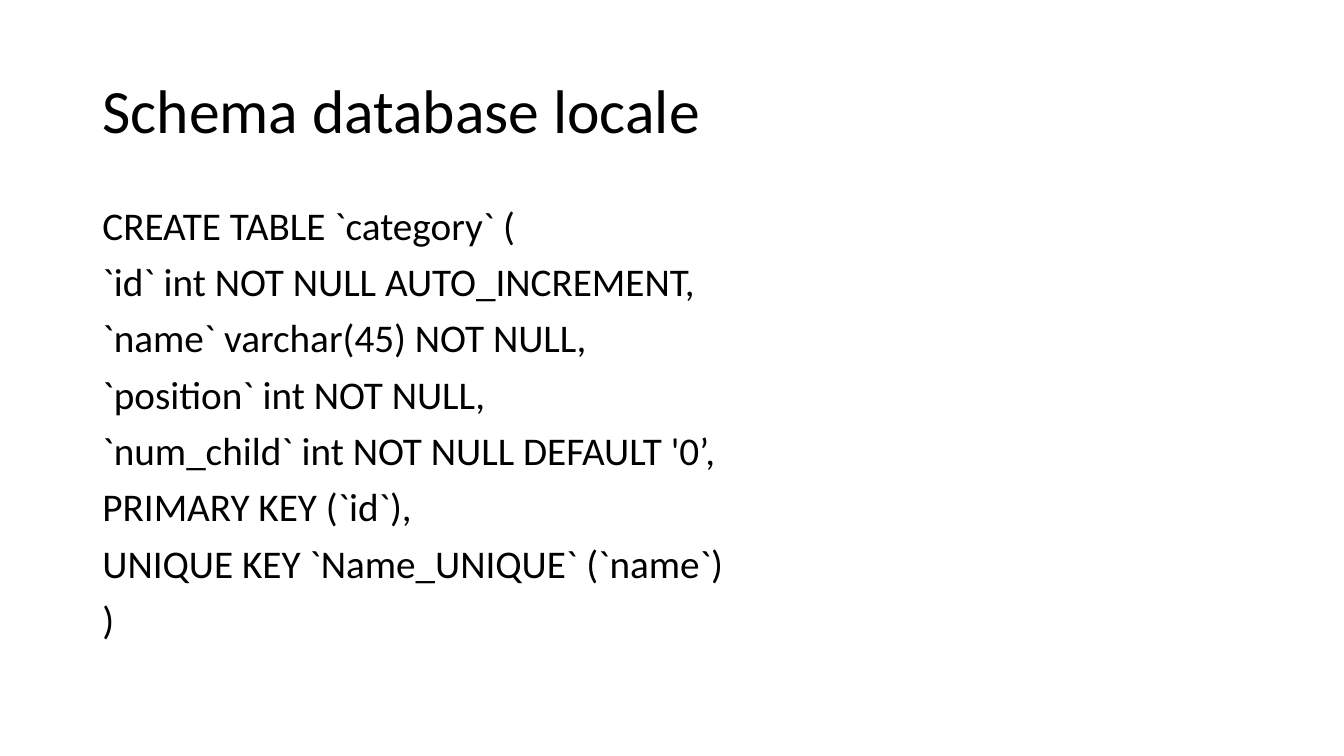
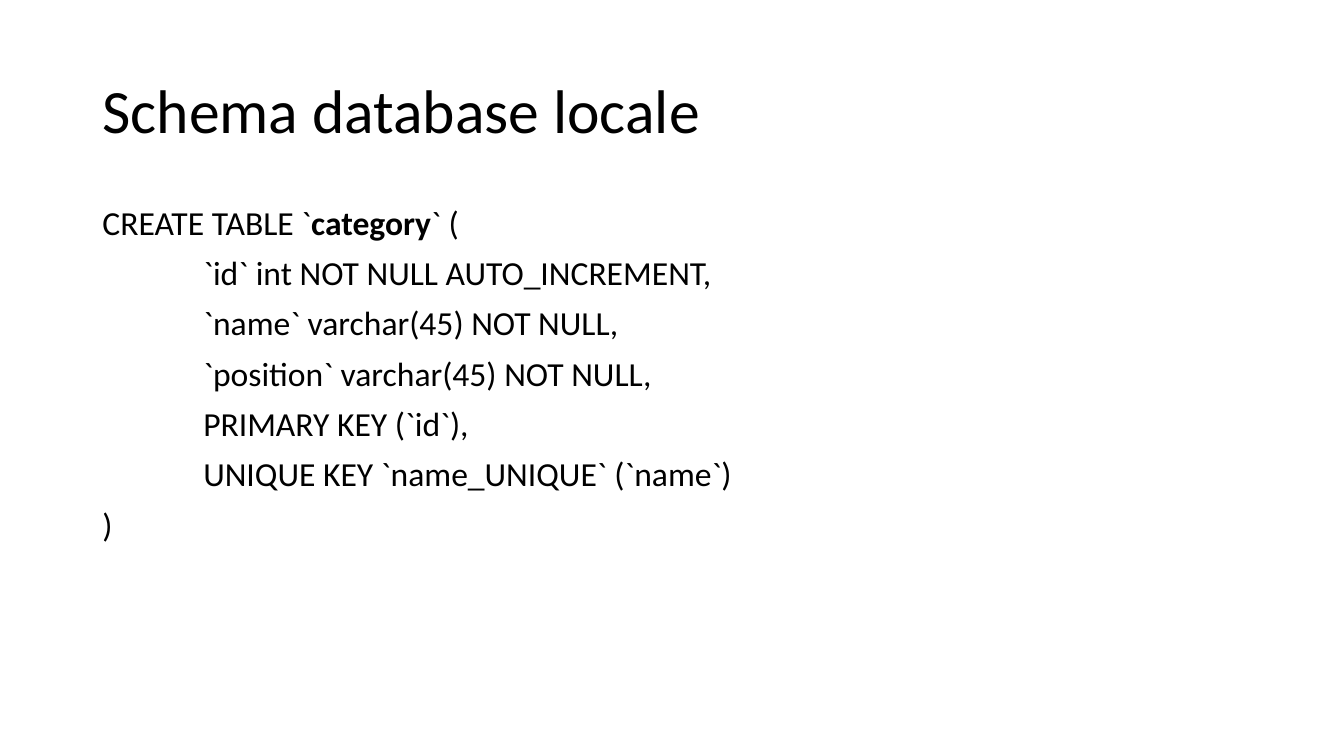
Before and after one commit to Trixyz28/TIW-ImgCatalog, a slide deck: slide 7 of Documents/ImgCatalog.pptx. Drawn at 1344x756 pixels with LibreOffice and Linux fonts; fonts in the diff are those of the drawing. Boxes give left, top, right and bottom in pixels: in the first picture for what was removed or moved away, otherwise in the second. Text is boxed around its words. In the diff, an @@ line names an element or a change of style, - is before the commit and + after.

```diff
--- a/Documents/ImgCatalog.pptx
+++ b/Documents/ImgCatalog.pptx
@@ text at [102,212,712,441]: size 28 to 24 pt in "CREATE TABLE `category` (", "`id` int NOT NULL AUTO_INCREMENT,", "`name` varchar(45) NOT NULL,", "PRIMARY KEY (`id`)," and 1 more places; bold on in "`category`" @@
@@ text at [203,361,651,392]: text changed; size 28 to 24 pt @@
-`position` int NOT NULL,
-`num_child` int NOT NULL DEFAULT '0’,
+`position` varchar(45) NOT NULL,
@@ text at [203,461,731,491]: text changed; size 28 to 24 pt @@
-UNIQUE KEY `Name_UNIQUE` (`name`)
+UNIQUE KEY `name_UNIQUE` (`name`)
```
Also in this commit, not shown: 13 other slides changed, 5 slides added, 6 slides removed, 4 other files.
